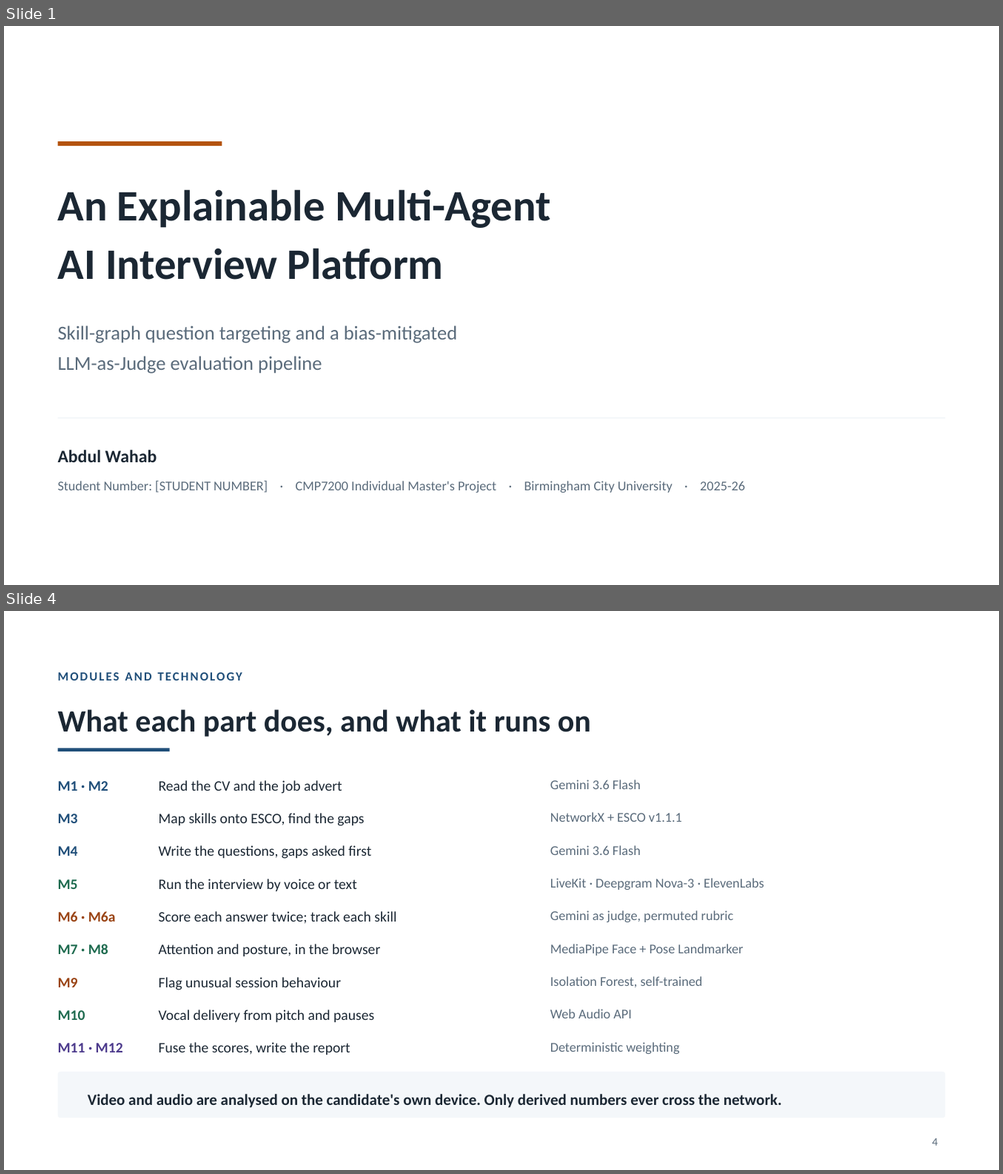
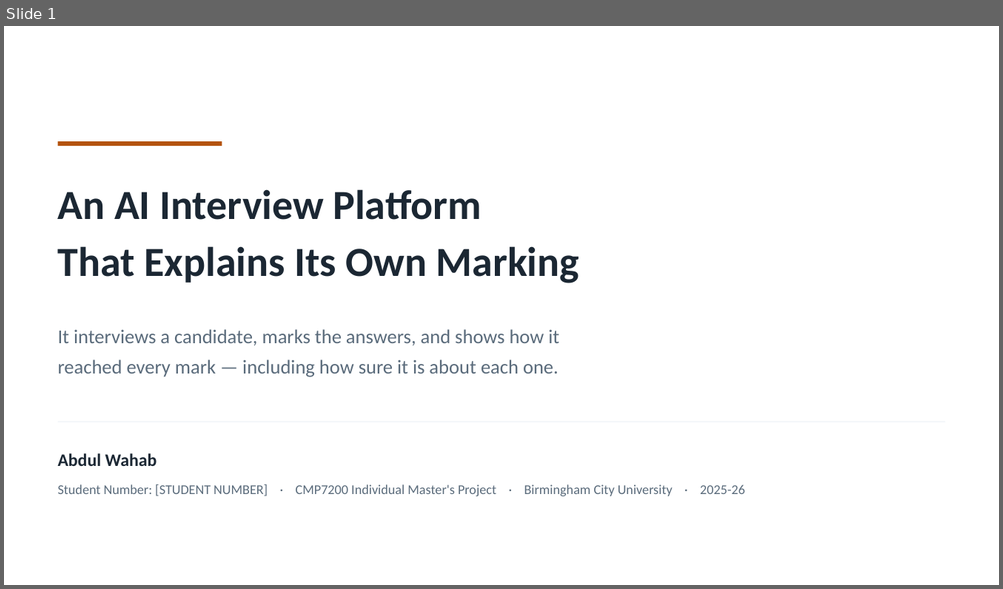
Before and after one commit to syedali254/interview_platform, a slide deck: submission/CMP7200_Viva_Presentation.pptx. Shown one above the other, each under a label of ours: slides 1 and 4 before the commit, slide 1 after it; the slides between them are not shown. The pictures are 1003x1174 and 1003x589 pixels, drawn with LibreOffice and Linux fonts; fonts in the diff are those of the drawing. Boxes give left, top, right and bottom in pixels: in the first picture for what was removed or moved away, otherwise in the second. Text is boxed around its words. In the diff, an @@ line names an element or a change of style, - is before the commit and + after.

```diff
--- a/submission/CMP7200_Viva_Presentation.pptx
+++ b/submission/CMP7200_Viva_Presentation.pptx
@@ slide 4 removed at box(4, 611, 999, 1170), background #FFFFFF @@
@@ text removed at box(58, 672, 242, 681) @@
-MODULES AND TECHNOLOGY
@@ text removed at box(58, 709, 591, 737) @@
-What each part does, and what it runs on
@@ rectangle removed at box(58, 749, 170, 752) @@
@@ text removed at box(58, 781, 108, 791) @@
-M1 · M2
@@ text removed at box(159, 780, 342, 794) @@
-Read the CV and the job advert
@@ text removed at box(550, 780, 640, 789) @@
-Gemini 3.6 Flash
@@ text removed at box(58, 814, 78, 823) @@
-M3
@@ text removed at box(159, 813, 364, 826) @@
-Map skills onto ESCO, find the gaps
@@ text removed at box(550, 812, 682, 822) @@
-NetworkX + ESCO v1.1.1
@@ text removed at box(58, 846, 78, 856) @@
-M4
@@ text removed at box(159, 846, 371, 859) @@
-Write the questions, gaps asked first
@@ text removed at box(550, 846, 640, 855) @@
-Gemini 3.6 Flash
@@ text removed at box(58, 880, 78, 889) @@
-M5
@@ text removed at box(159, 879, 357, 891) @@
-Run the interview by voice or text
@@ text removed at box(550, 878, 763, 890) @@
-LiveKit · Deepgram Nova-3 · ElevenLabs
@@ text removed at box(58, 911, 116, 922) @@
-M6 · M6a
@@ text removed at box(159, 911, 396, 924) @@
-Score each answer twice; track each skill
@@ text removed at box(550, 911, 734, 923) @@
-Gemini as judge, permuted rubric
@@ text removed at box(58, 944, 108, 954) @@
-M7 · M8
@@ text removed at box(159, 944, 380, 957) @@
-Attention and posture, in the browser
@@ text removed at box(550, 944, 743, 956) @@
-MediaPipe Face + Pose Landmarker
@@ text removed at box(58, 978, 78, 988) @@
-M9
@@ text removed at box(159, 977, 341, 991) @@
-Flag unusual session behaviour
@@ text removed at box(550, 977, 703, 988) @@
-Isolation Forest, self-trained
@@ text removed at box(159, 1010, 374, 1022) @@
-Vocal delivery from pitch and pauses
@@ text removed at box(550, 1009, 631, 1019) @@
-Web Audio API
@@ text removed at box(58, 1011, 85, 1020) @@
-M10
@@ text removed at box(58, 1043, 123, 1053) @@
-M11 · M12
@@ text removed at box(159, 1042, 350, 1055) @@
-Fuse the scores, write the report
@@ text removed at box(550, 1042, 679, 1054) @@
-Deterministic weighting
@@ rounded rectangle removed at box(58, 1072, 945, 1119) @@
@@ text removed at box(88, 1094, 782, 1108) @@
-Video and audio are analysed on the candidate's own device. Only derived numbers ever cross the network.
@@ text removed at box(932, 1139, 938, 1146) @@
-4
@@ slide 1 changed as well @@
@@ text at box(58, 190, 580, 284): text changed; size 42 to 40 pt @@
-An Explainable Multi-Agent
-AI Interview Platform
+An AI Interview Platform
+That Explains Its Own Marking
@@ text at box(58, 329, 559, 378): text changed @@
-Skill-graph question targeting and a bias-mitigated
-LLM-as-Judge evaluation pipeline
+It interviews a candidate, marks the answers, and shows how it
+reached every mark — including how sure it is about each one.
@@ text "Abdul Wahab": place and size @@
-text "Abdul Wahab" at box(58, 450, 157, 463)
+text "Abdul Wahab" at box(58, 454, 157, 466)
@@ text "Student Number: [STUDENT NUMBER] · ...": place and size @@
-text "Student Number: [STUDENT NUMBER] · ..." at box(58, 481, 745, 493)
+text "Student Number: [STUDENT NUMBER] · ..." at box(58, 485, 745, 497)
```
Also in this commit, not shown: 4 other slides changed, 5 slides added, 4 other slides removed, 2 other files.
